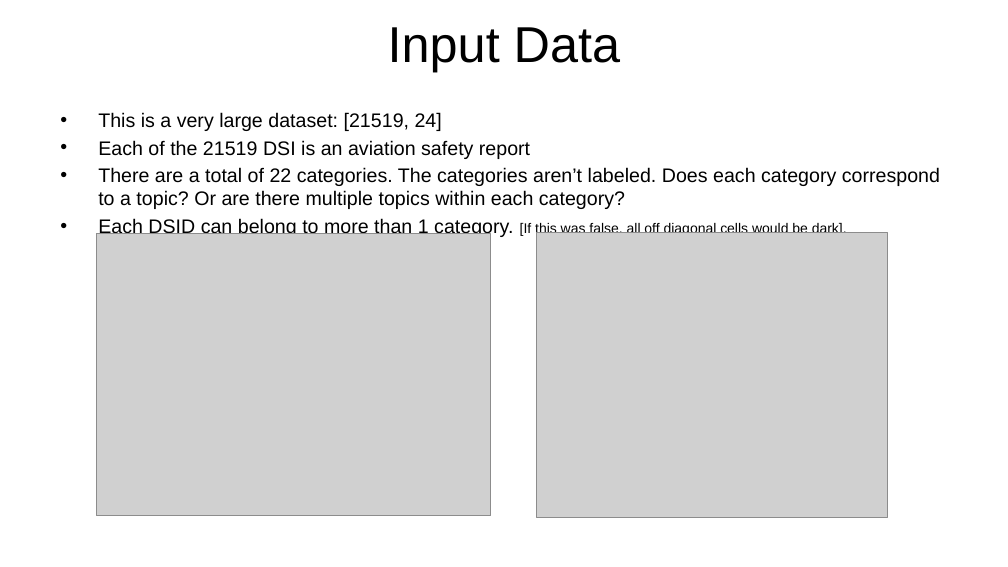
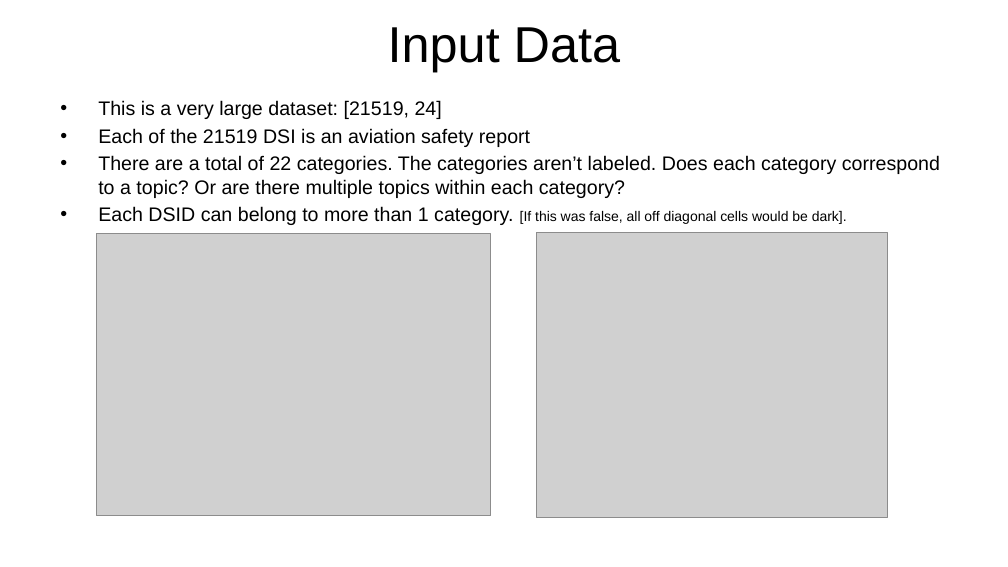
Before and after one commit to rsangole/453_TextAnalysis_FinalProject, a slide deck: slide 5 of reports/Final Report.pptx. Drawn at 1008x567 pixels with LibreOffice and Linux fonts; fonts in the diff are those of the drawing; grey boxes stand for pictures; background and template pictures are left out. Boxes give left, top, right and bottom in pixels: in the first picture for what was removed or moved away, otherwise in the second. Text is boxed around its words. In the diff, an @@ line names an element or a change of style, - is before the commit and + after.

Commit message:
Switches STM to doc_id level. Finishes outline of report with graphs

```diff
--- a/reports/Final Report.pptx
+++ b/reports/Final Report.pptx
@@ text "This is a very large ...": place and size @@
-text "This is a very large ..." at (98, 112, 940, 238)
+text "This is a very large ..." at (98, 100, 940, 225)
```
Also in this commit, not shown: 5 other slides changed, 9 slides added, 3 slides removed, 6 other files.
